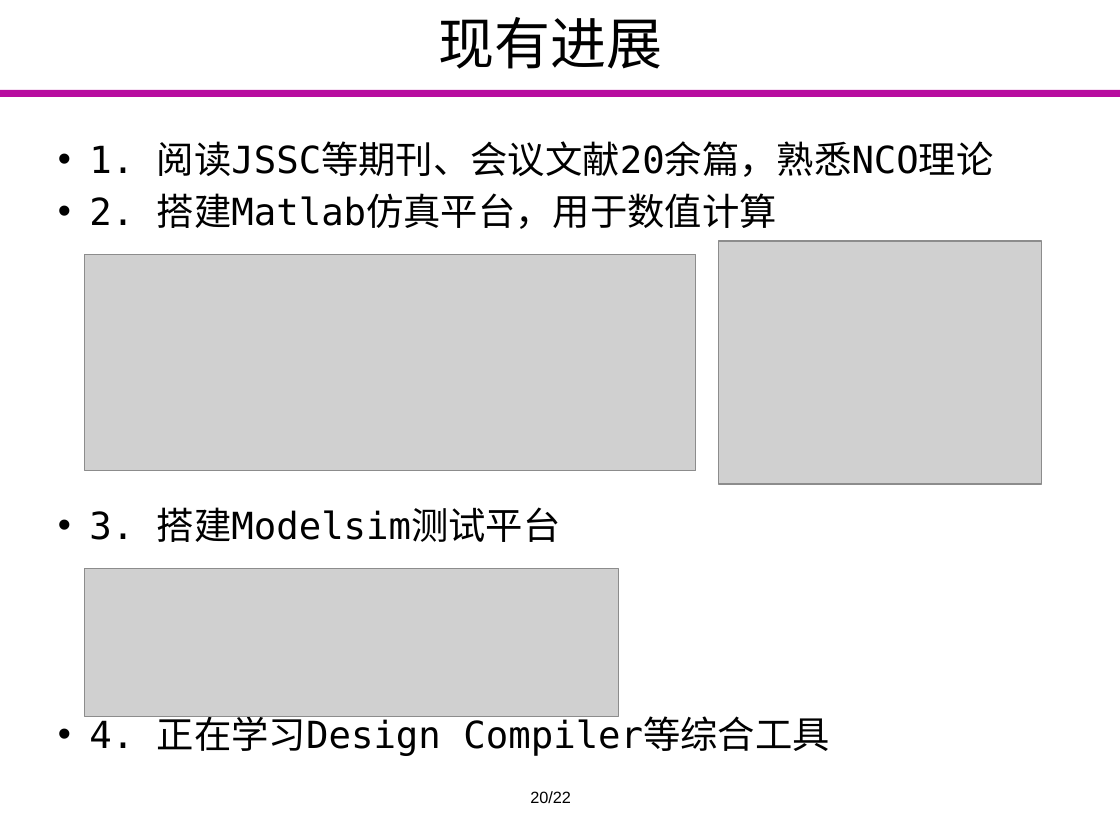
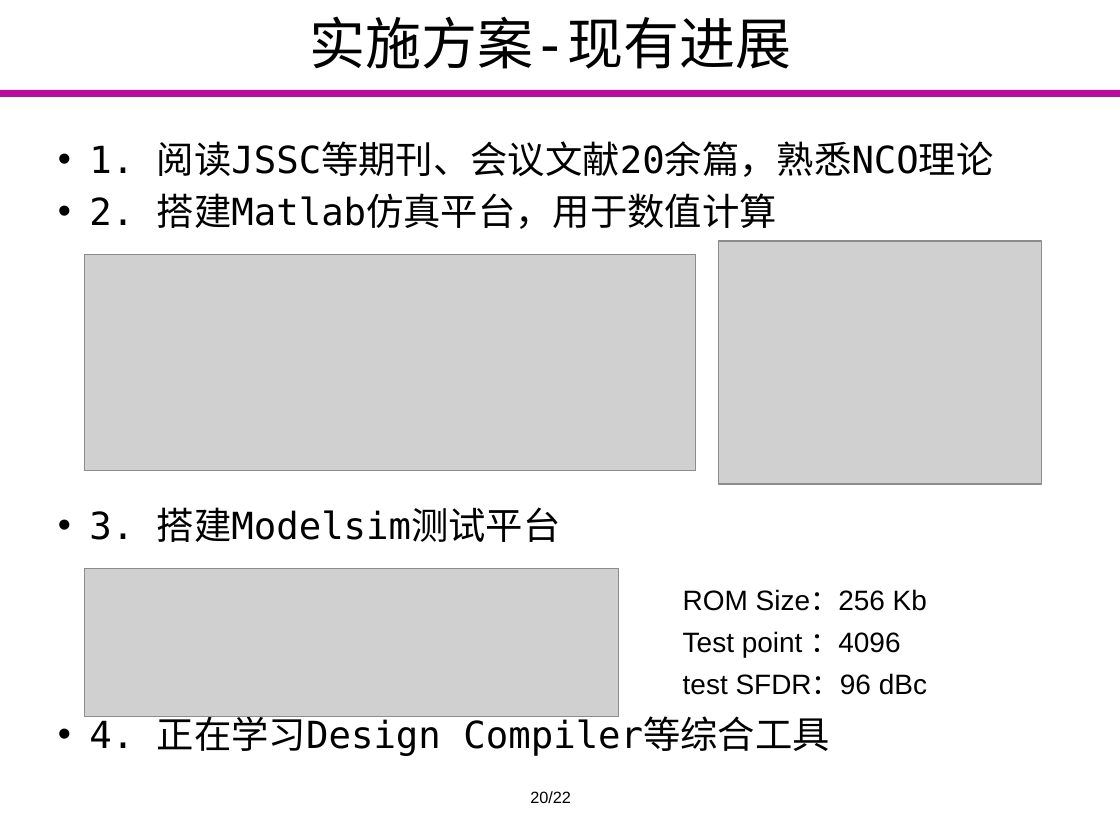
Before and after one commit to Markov2016/kaiti, a slide deck: slide 14 of ppt/yyx_v1.1.pptx. Drawn at 1120x840 pixels with LibreOffice and Linux fonts; fonts in the diff are those of the drawing; grey boxes stand for pictures; background and template pictures are left out. Boxes give left, top, right and bottom in pixels: in the first picture for what was removed or moved away, otherwise in the second. Text is boxed around its words. In the diff, an @@ line names an element or a change of style, - is before the commit and + after.

Commit message:
last version

```diff
--- a/ppt/yyx_v1.1.pptx
+++ b/ppt/yyx_v1.1.pptx
@@ title at (x1=310, y1=16, x2=792, y2=69): text changed @@
-现有进展
+实施方案-现有进展
@@ text added at (x1=683, y1=589, x2=927, y2=695), 18 pt, text #000000 @@
+ROM Size：256 Kb
+Test point ：4096
+test SFDR：96 dBc
```
Also in this commit, not shown: 5 other slides changed, 1 slide removed.
